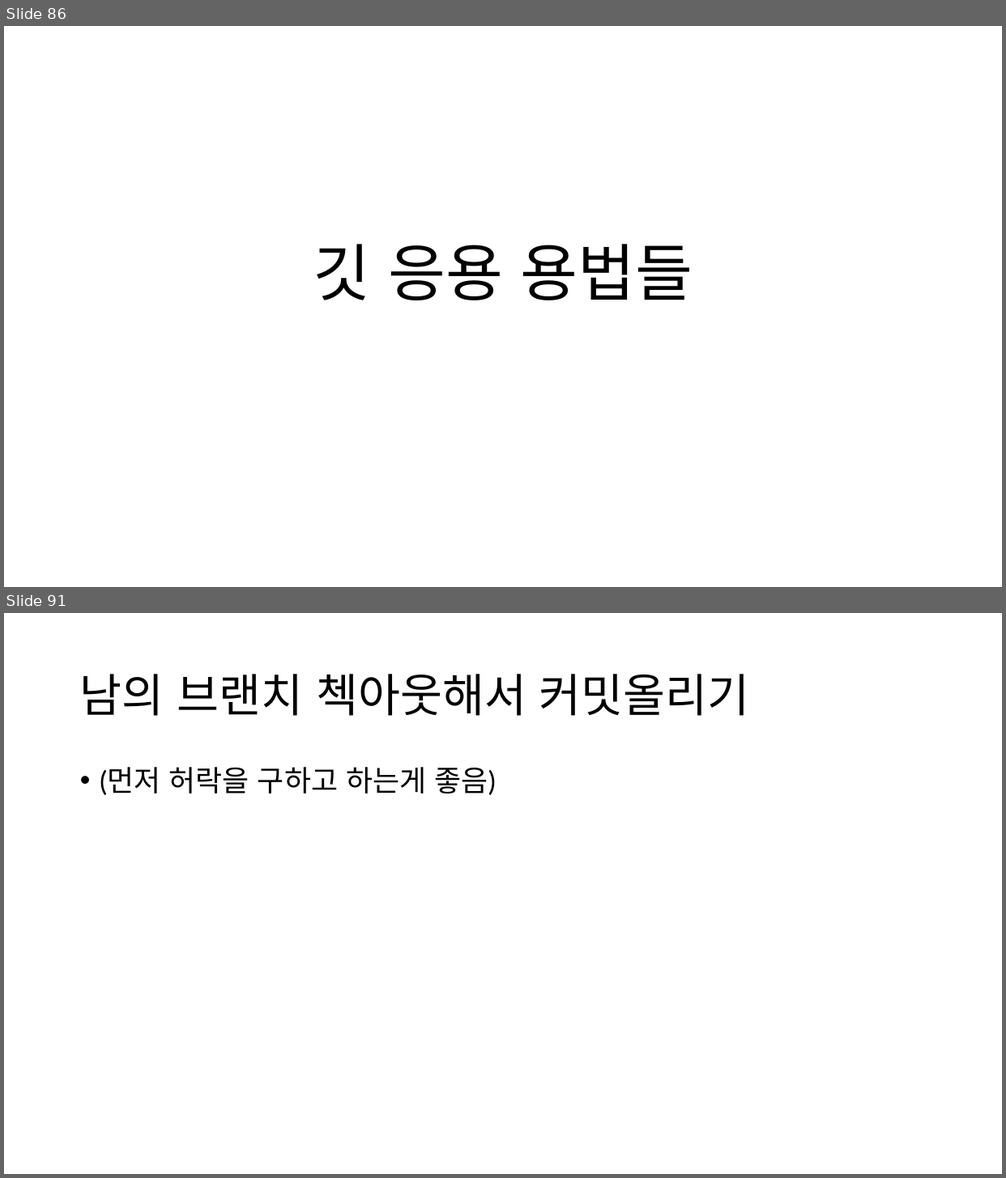
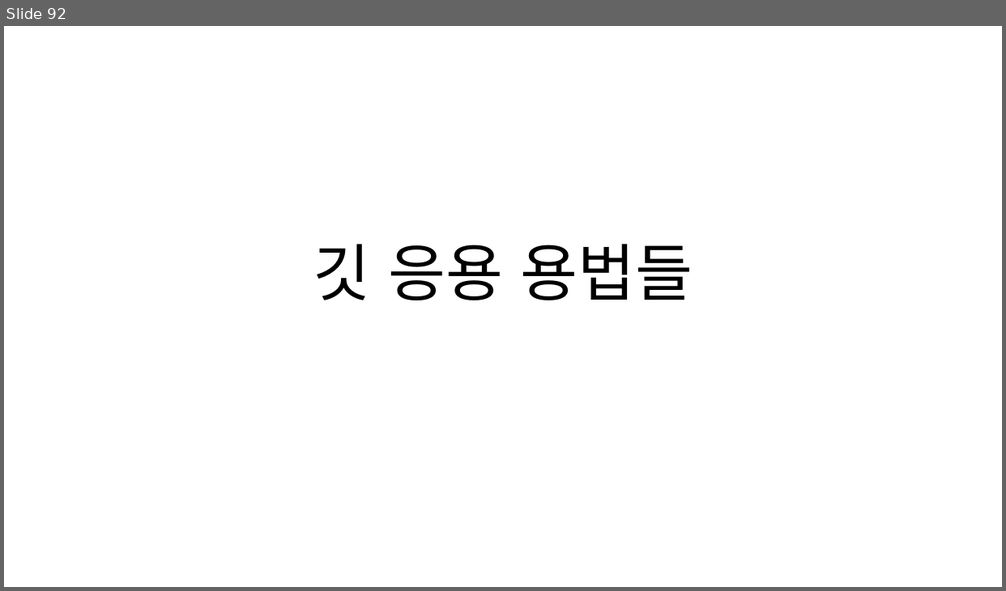
Before and after one commit to wontheone1/learning-git-ppt, a slide deck: learning_git.pptx. Shown one above the other, each under a label of ours: slides 86 and 91 before the commit, slide 92 after it; the slides between them are not shown. The pictures are 1006x1178 and 1006x591 pixels, drawn with LibreOffice and Linux fonts; fonts in the diff are those of the drawing. Boxes give left, top, right and bottom in pixels: in the first picture for what was removed or moved away, otherwise in the second. Text is boxed around its words. In the diff, an @@ line names an element or a change of style, - is before the commit and + after.

```diff
--- a/learning_git.pptx
+++ b/learning_git.pptx
@@ slide 91 removed at <box>4,613,1002,1174</box>, background #FFFFFF @@
@@ title removed at <box>80,674,750,716</box> @@
-남의 브랜치 첵아웃해서 커밋올리기
@@ text removed at <box>99,767,496,795</box> @@
-• (먼저 허락을 구하고 하는게 좋음)
@@ what was slide 86 is now slide 92 @@
```
Also in this commit, not shown: 4 slides changed, 13 slides added, 11 other slides removed.
